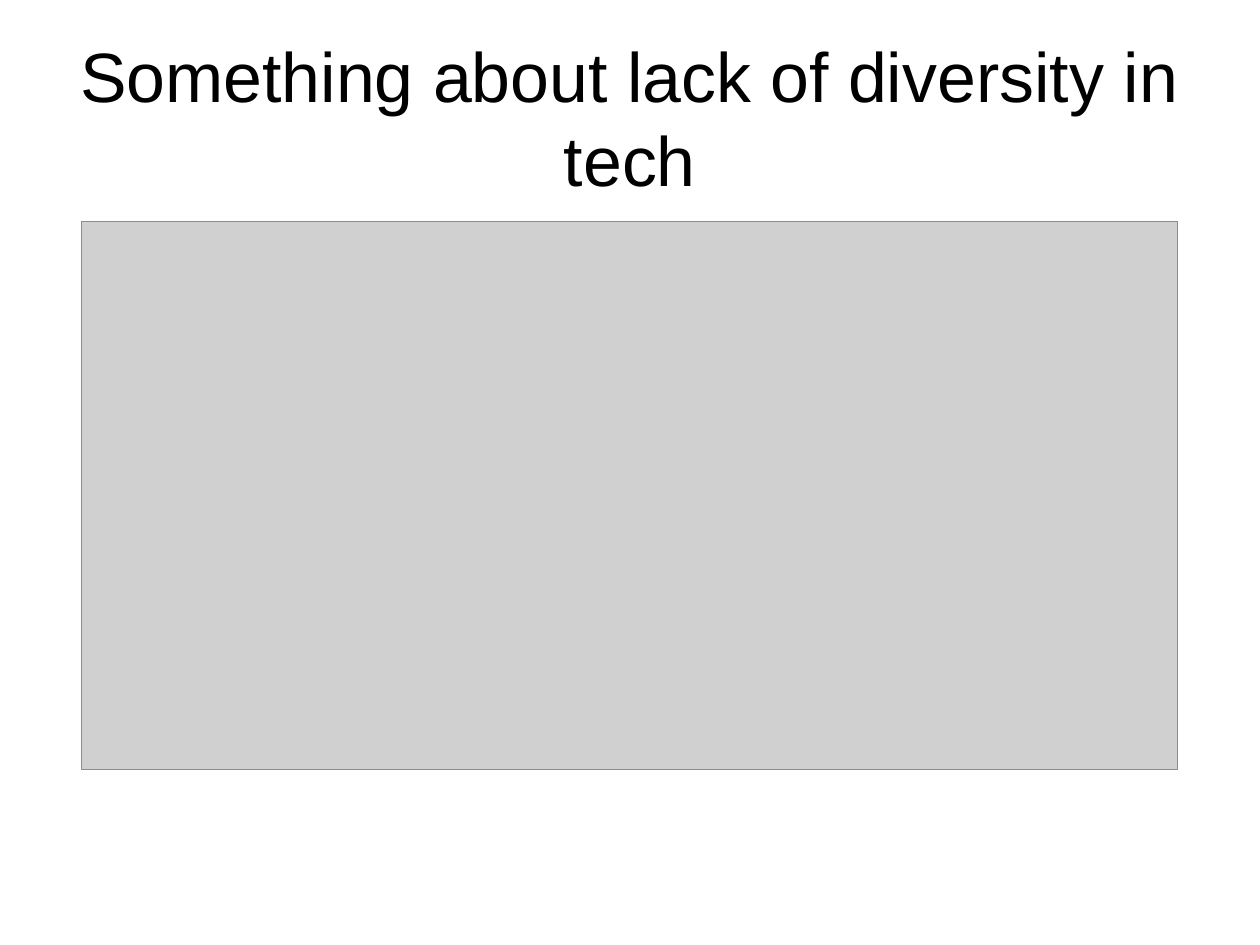
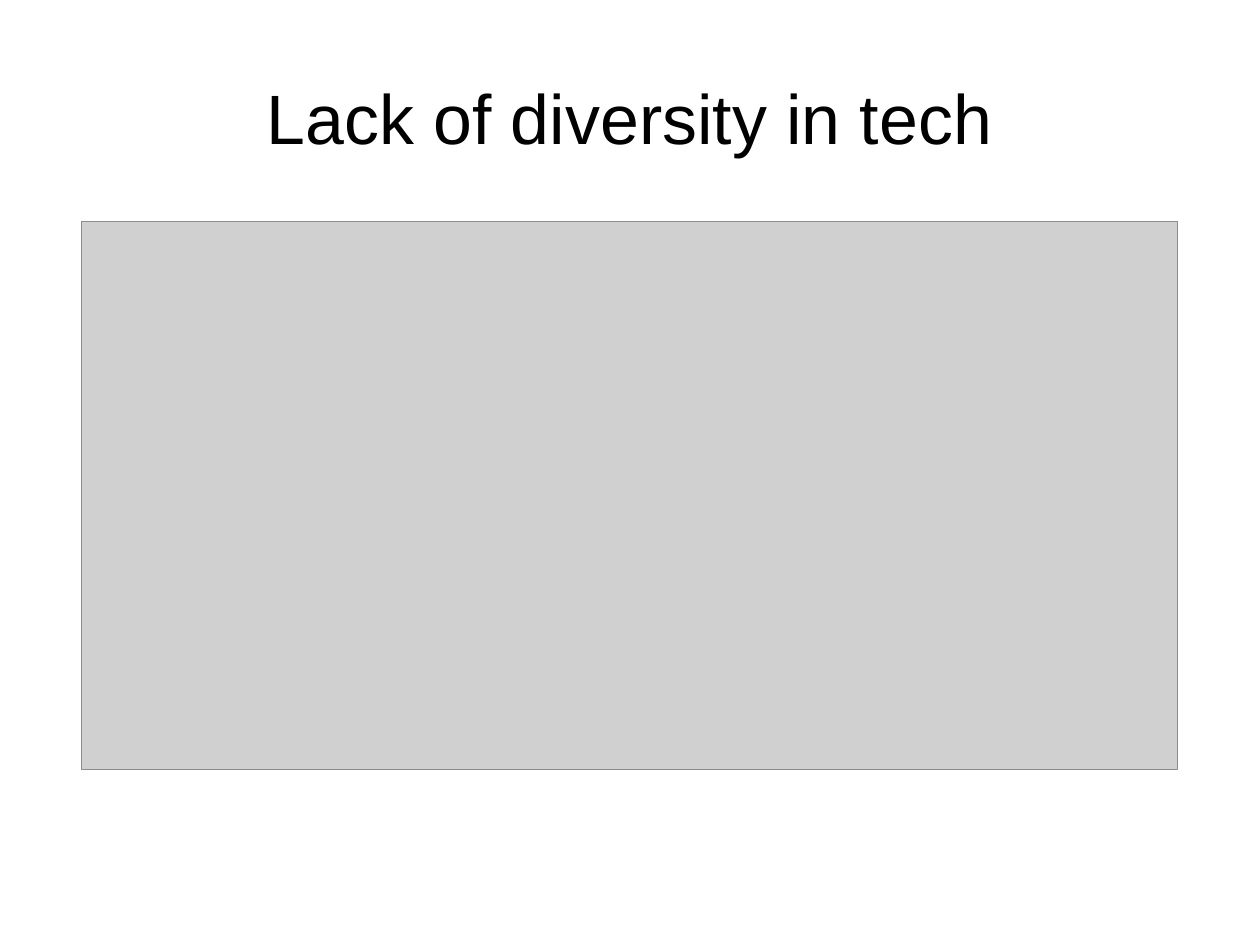
Before and after one commit to ClojureBridgeAmsterdam/presentations, a slide deck: slide 2 of presentation.odp. Drawn at 1260x945 pixels with LibreOffice and Linux fonts; fonts in the diff are those of the drawing; grey boxes stand for pictures. Boxes give left, top, right and bottom in pixels: in the first picture for what was removed or moved away, otherwise in the second. Text is boxed around its words. In the diff, an @@ line names an element or a change of style, - is before the commit and + after.

```diff
--- a/presentation.odp
+++ b/presentation.odp
@@ title at (267, 93, 992, 157): text changed @@
-Something about lack of diversity in tech
+Lack of diversity in tech
```
Also in this commit, not shown: 2 other slides changed, 4 slides added, 1 slide removed.
